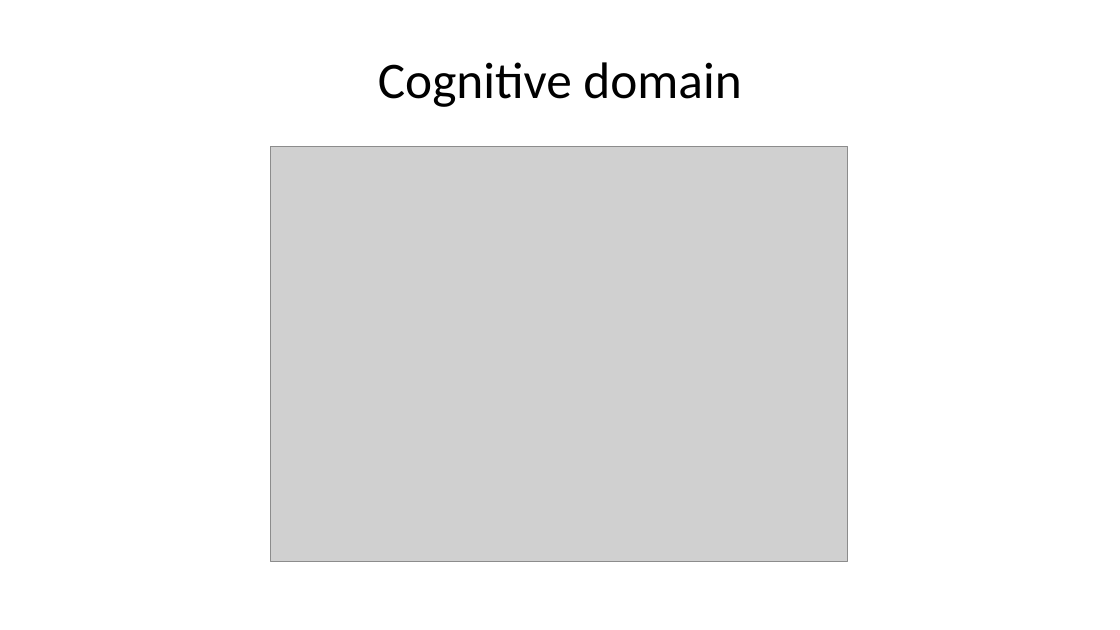
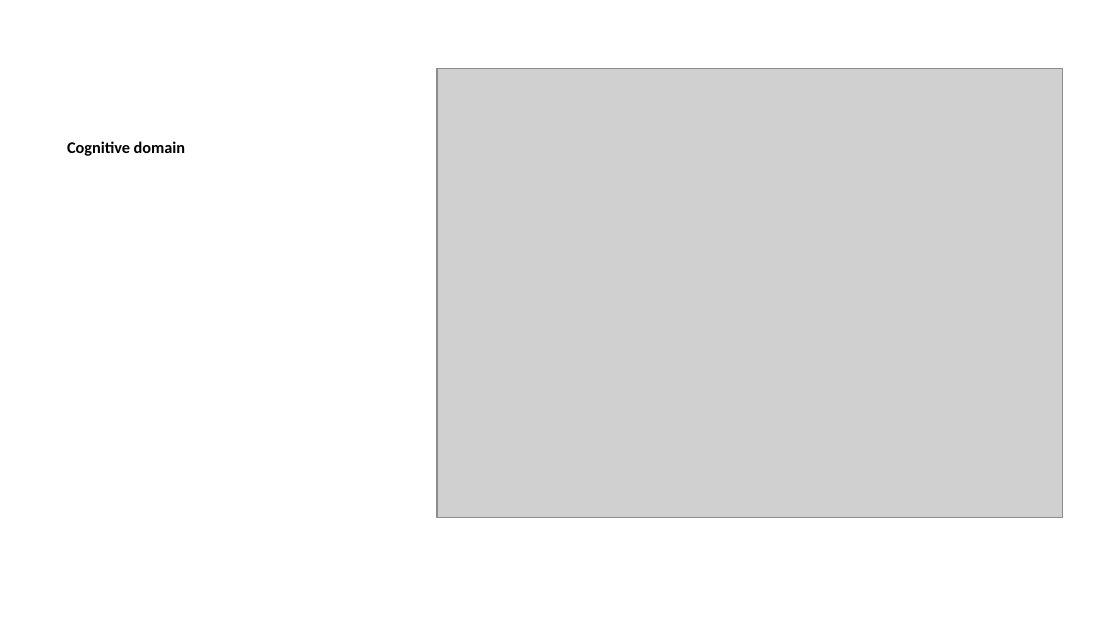
Before and after one commit to lmu-osc/train-the-trainer-student-track-pedagogy, a slide deck: slide 49 of materials/PMM-M1/PMM-M1-S1-Core-Didactic-Principles/PMM-M1-S1-Core-Didactic-Principles-slides.pptx (slide 51 before the commit). Drawn at 1120x630 pixels with LibreOffice and Linux fonts; fonts in the diff are those of the drawing; grey boxes stand for pictures. Boxes give left, top, right and bottom in pixels: in the first picture for what was removed or moved away, otherwise in the second. Text is boxed around its words. In the diff, an @@ line names an element or a change of style, - is before the commit and + after.

```diff
--- a/materials/PMM-M1/PMM-M1-S1-Core-Didactic-Principles/PMM-M1-S1-Core-Didactic-Principles-slides.pptx
+++ b/materials/PMM-M1/PMM-M1-S1-Core-Didactic-Principles/PMM-M1-S1-Core-Didactic-Principles-slides.pptx
@@ picture: place and size @@
-picture at (271,147,848,562)
+picture at (437,68,1062,517)
@@ text "Cognitive domain": place and size @@
-text "Cognitive domain" at (378,62,741,107)
+text "Cognitive domain" at (67,141,185,156)
@@ text "Cognitive domain" at (67,141,185,156): size 33 to 10.5 pt, bold on; alignment centre to left; more space between paragraphs; vertical alignment middle to top @@
```
Also in this commit, not shown: 28 other slides changed, 5 slides added, 5 slides removed, 16 other files.
